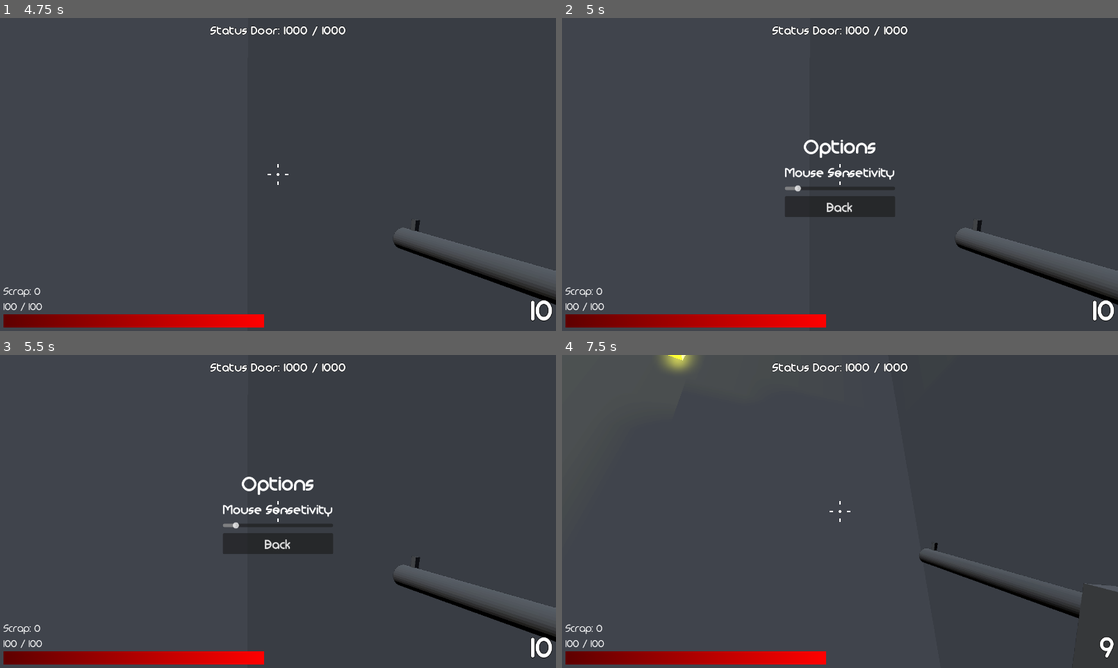
Above: before the commit, frames 1-4 (two rows, left to right).
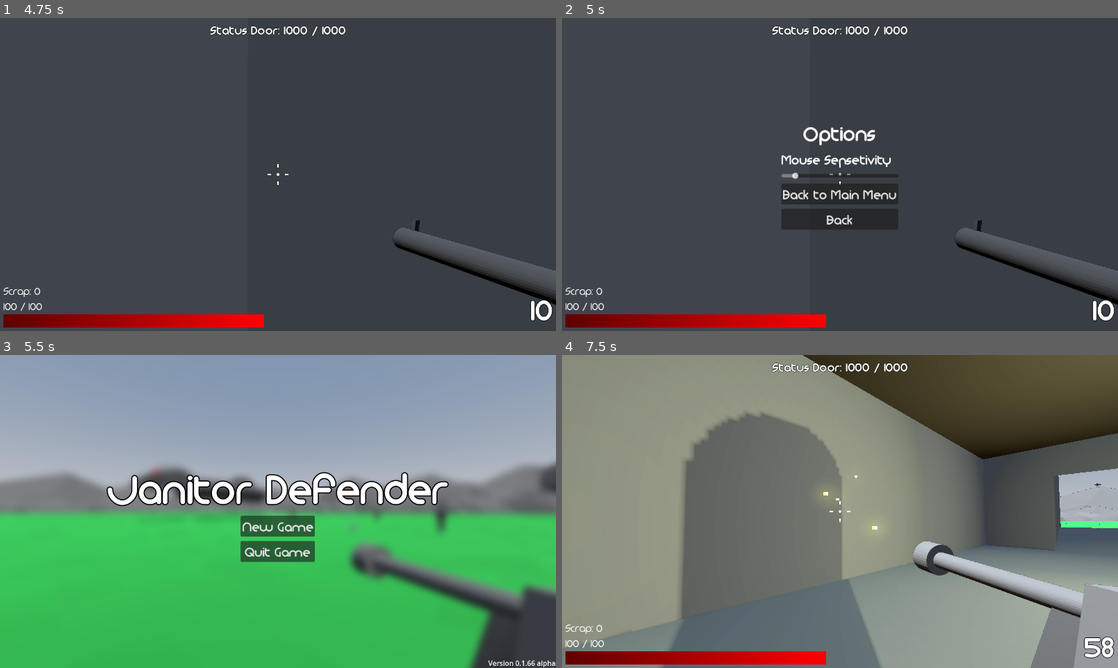
Above: after the commit, the same moments.

Repository: DrOtter3000/janitory_defender
Game: Godot game, scene res://Menus/main_menu.tscn
Two runs of this game, one before a commit and one after it. Both use one fixed random seed, a clock stepped at 60 frames per second and the inputs below.
Inputs (mouse positions are in pixels of both pictures, inside the frame that each line leads up to):
- Up to frame 1 (4.75 s): click "New Game" at 0.5 s; tap Enter at 1.25 s; move the mouse to (305, 174) at 1.27 s; hold Mouse wheel down (LastWeaponAction) 1.28-2.03 s; hold W (forward) from 1.28 s (still down); tap Space (jump) at 1.52, 2.27, 3.77, 4.25, 4.52 s; move the mouse to (250, 174) at 2.02 s; tap Mouse wheel up (NextWeaponAction) at 2.1 s; move the mouse to (289, 168) at 2.77 s; hold 1 (Weapon_1) 2.78-3.53 s; move the mouse to (272, 180) at 3.52 s; tap 2 (Weapon_2) at 3.6 s; move the mouse to (316, 177) at 4.27 s; hold Right mouse button (aim) from 4.28 s (still down)
- Up to frame 2 (5 s): keep holding W (forward); keep holding Right mouse button (aim); tap Escape (pause) at 4.9 s
- Up to frame 3 (5.5 s): release W (forward) at 5 s; release Right mouse button (aim) at 5 s; click (278, 530) at 5 s, where only the run after the commit has a clickable "Back to Main Menu"
- Up to frame 4 (7.5 s): click (840, 527) at 5.75 s, where only the run after the commit has a clickable "New Game"; click (840, 542) at 6.5 s, where only the run before the commit has a clickable "Back"; tap Enter at 7.25 s; move the mouse to (795, 508) at 7.27 s; hold W (forward) from 7.28 s (still down); click (795, 508) at 7.35 s

Frame 1 is identical in both runs. In frame 2, 3.1% of the frame differs, in the area x 39-61%, y 34-68%; in frame 3, 96%, in the area x 0-100%, y 0-100%; in frame 4, 91%.

Commit message:
add option to pause menu: Back to Main Menu

Diff:
--- a/Menus/main_menu.gd
+++ b/Menus/main_menu.gd
@@ -2,6 +2,7 @@
 
 
 func _on_btn_new_game_pressed() -> void:
+	get_tree().paused = false
 	get_tree().change_scene_to_file("res://Levels/level_1.tscn")
 
 
--- a/Menus/main_menu.tscn
+++ b/Menus/main_menu.tscn
@@ -6,6 +6,7 @@
 [ext_resource type="Texture2D" uid="uid://w5d2rk4ehn23" path="res://Assets/Background.png" id="2_or8xb"]
 
 [node name="MainMenu" type="Control"]
+process_mode = 3
 layout_mode = 3
 anchors_preset = 15
 anchor_right = 1.0
--- a/Menus/options_menu.gd
+++ b/Menus/options_menu.gd
@@ -14,3 +14,8 @@
 	Input.mouse_mode =Input.MOUSE_MODE_CAPTURED
 	get_tree().paused = false
 	visible = false
+
+
+
+func _on_btn_main_menu_pressed() -> void:
+	get_tree().change_scene_to_file("res://Menus/main_menu.tscn")
--- a/Menus/options_menu.tscn
+++ b/Menus/options_menu.tscn
@@ -43,8 +43,13 @@
 step = 0.01
 value = 1.0
 
+[node name="BtnMainMenu" type="Button" parent="CenterContainer/VBoxContainer"]
+layout_mode = 2
+text = "Back to Main Menu"
+
 [node name="BtnBack" type="Button" parent="CenterContainer/VBoxContainer"]
 layout_mode = 2
 text = "Back"
 
+[connection signal="pressed" from="CenterContainer/VBoxContainer/BtnMainMenu" to="." method="_on_btn_main_menu_pressed"]
 [connection signal="pressed" from="CenterContainer/VBoxContainer/BtnBack" to="." method="_on_btn_back_pressed"]
